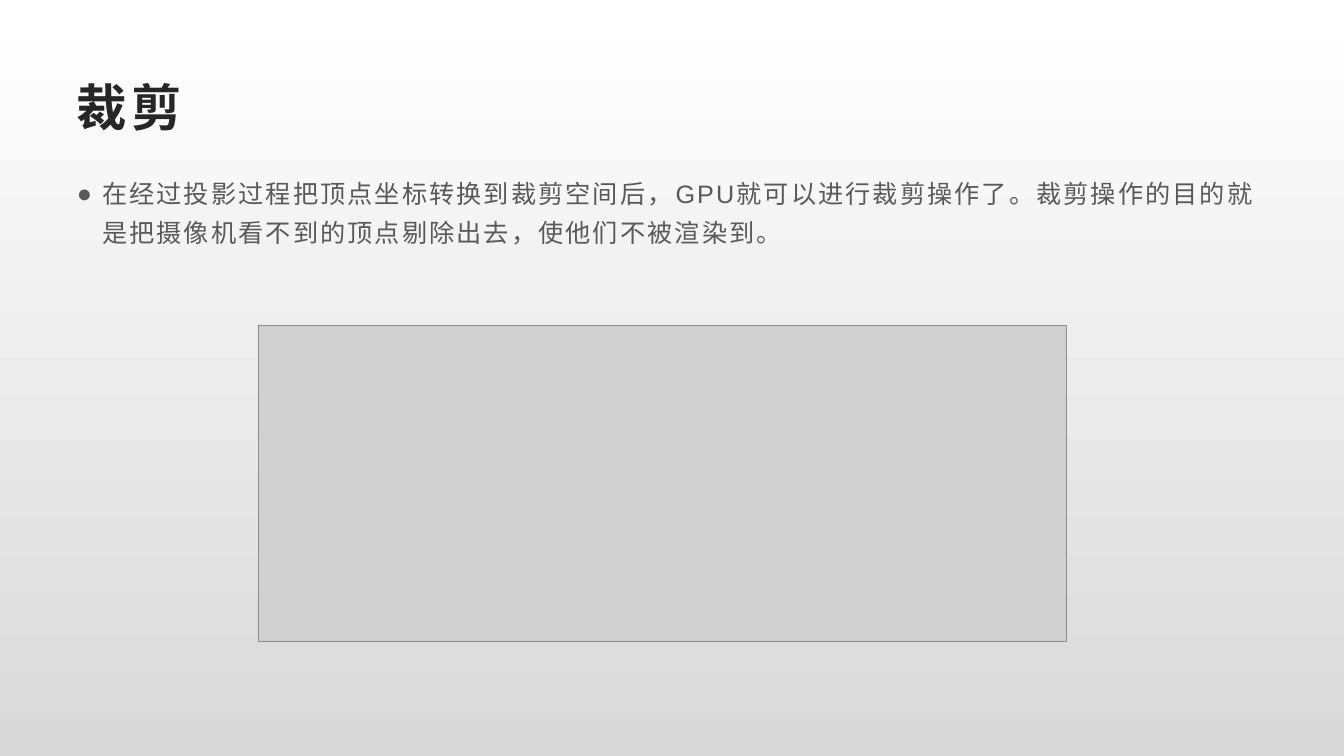
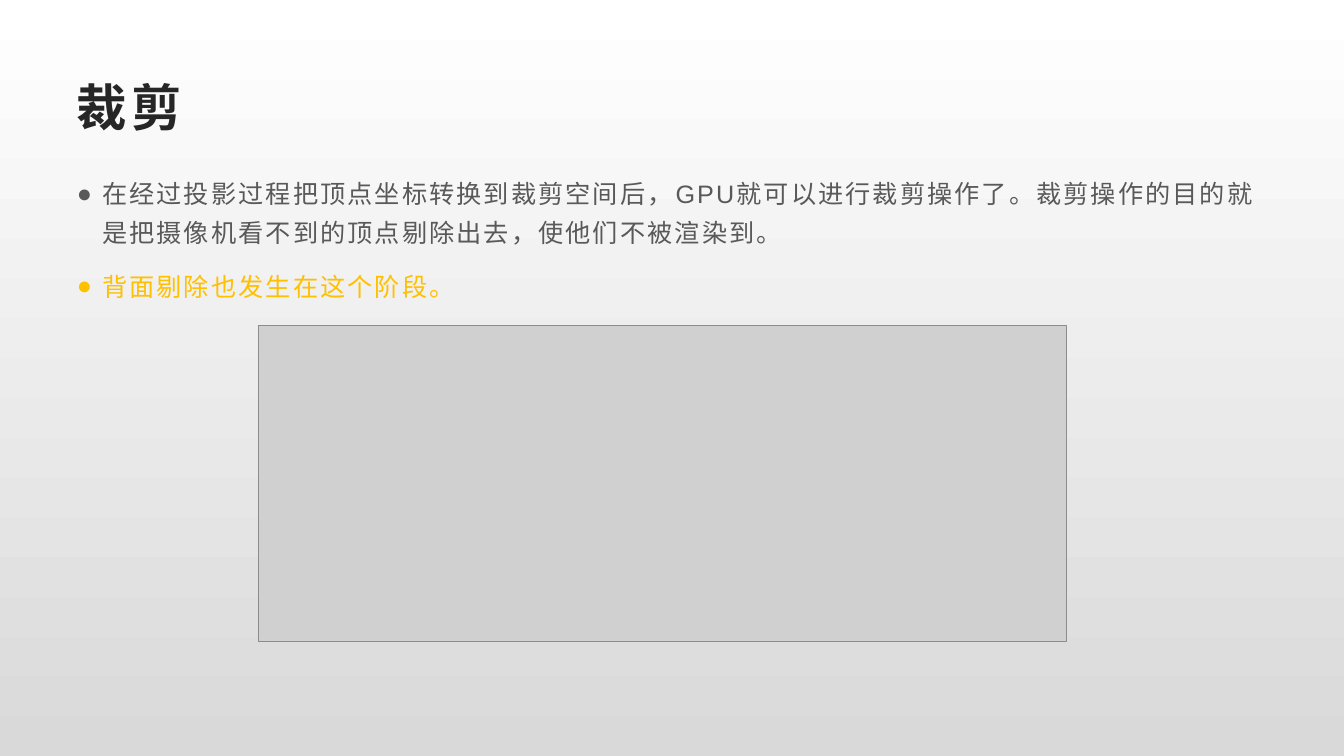
Before and after one commit to 506638093/Tutorial, a slide deck: slide 10 of Rendering/1、IMR.pptx. Drawn at 1344x756 pixels with LibreOffice and Linux fonts; fonts in the diff are those of the drawing; grey boxes stand for pictures. Boxes give left, top, right and bottom in pixels: in the first picture for what was removed or moved away, otherwise in the second. Text is boxed around its words. In the diff, an @@ line names an element or a change of style, - is before the commit and + after.

```diff
--- a/Rendering/1、IMR.pptx
+++ b/Rendering/1、IMR.pptx
@@ text at [102, 274, 454, 298]: paragraph added @@
+● 背面剔除也发生在这个阶段。
```
Also in this commit, not shown: 1 other file.
